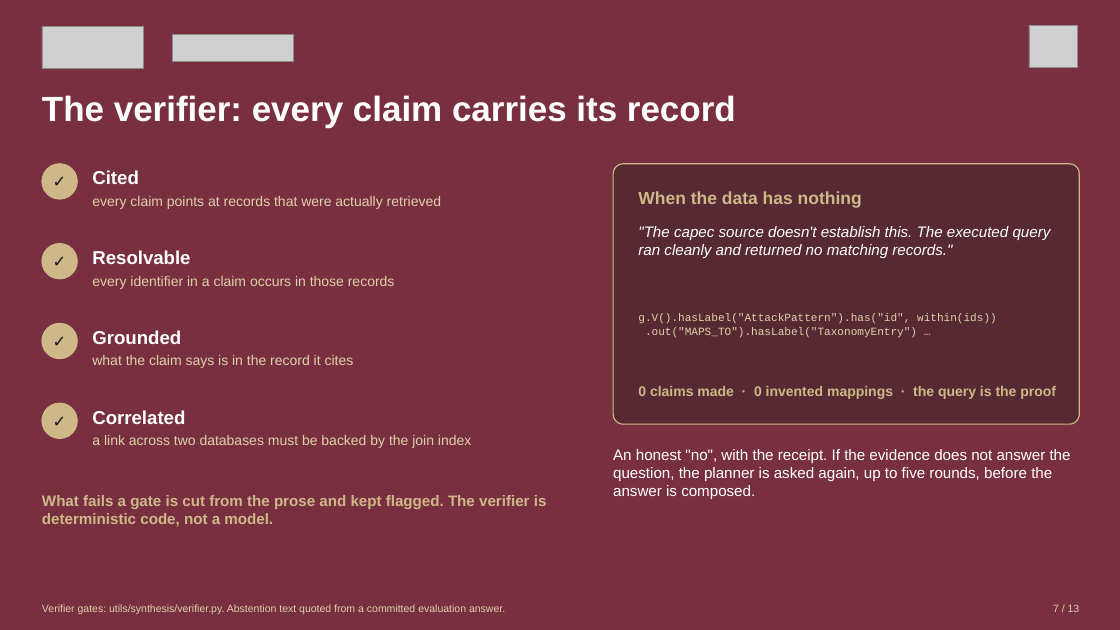
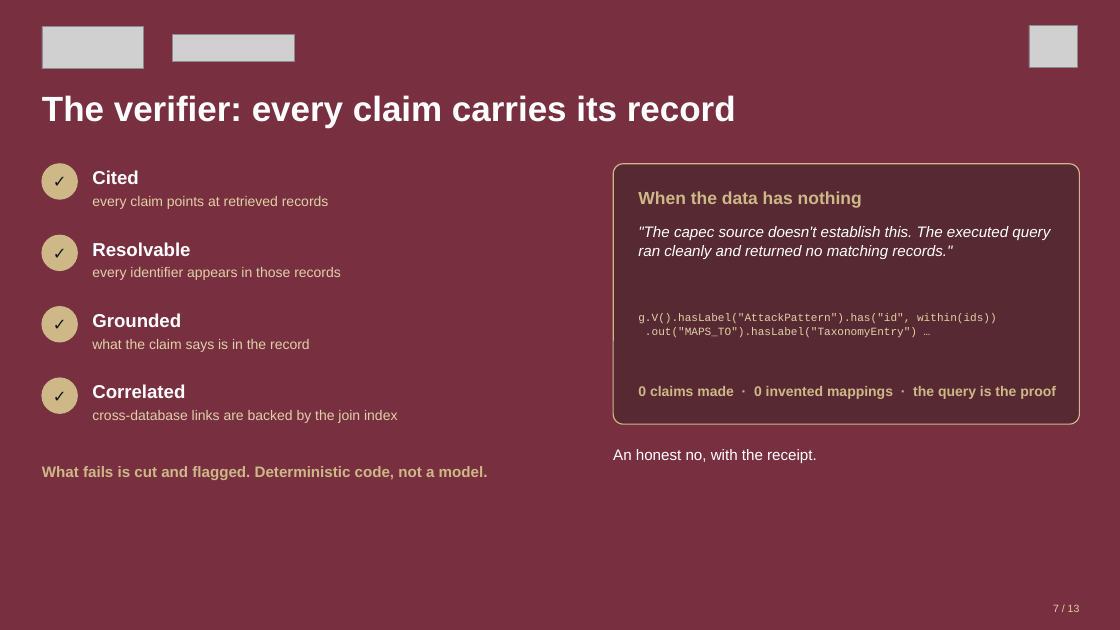
Before and after one commit to brendondgr/Ariadne, a slide deck: slide 7 of docs/showcase/Ariadne_Showcase.pptx. Drawn at 1120x630 pixels with LibreOffice and Linux fonts; fonts in the diff are those of the drawing; grey boxes stand for pictures. Boxes give left, top, right and bottom in pixels: in the first picture for what was removed or moved away, otherwise in the second. Text is boxed around its words. In the diff, an @@ line names an element or a change of style, - is before the commit and + after.

```diff
--- a/docs/showcase/Ariadne_Showcase.pptx
+++ b/docs/showcase/Ariadne_Showcase.pptx
@@ text at (x1=92, y1=196, x2=329, y2=209): text changed @@
-every claim points at records that were actually retrieved
+every claim points at retrieved records
@@ 2 texts, 1 ellipse moved together from (x1=42, y1=244, x2=190, y2=279) to (x1=42, y1=235, x2=190, y2=271) @@
@@ text at (x1=92, y1=267, x2=341, y2=280): text changed @@
-every identifier in a claim occurs in those records
+every identifier appears in those records
@@ 2 texts, 1 ellipse moved together from (x1=42, y1=323, x2=181, y2=359) to (x1=42, y1=307, x2=181, y2=342) @@
@@ text at (x1=92, y1=339, x2=310, y2=352): text changed @@
-what the claim says is in the record it cites
+what the claim says is in the record
@@ 2 texts, 1 ellipse moved together from (x1=42, y1=403, x2=185, y2=439) to (x1=42, y1=378, x2=185, y2=413) @@
@@ text at (x1=92, y1=410, x2=397, y2=423): text changed @@
-a link across two databases must be backed by the join index
+cross-database links are backed by the join index
@@ text at (x1=613, y1=449, x2=817, y2=463): text changed @@
-An honest "no", with the receipt. If the evidence does not answer the question, the planner is asked again, up to five rounds, before the answer is composed.
+An honest no, with the receipt.
@@ text at (x1=42, y1=466, x2=488, y2=480): text changed @@
-What fails a gate is cut from the prose and kept flagged. The verifier is deterministic code, not a model.
+What fails is cut and flagged. Deterministic code, not a model.
@@ text removed at (x1=42, y1=604, x2=505, y2=614) @@
-Verifier gates: utils/synthesis/verifier.py. Abstention text quoted from a committed evaluation answer.
```
Also in this commit, not shown: 10 other slides changed, 7 other files.
